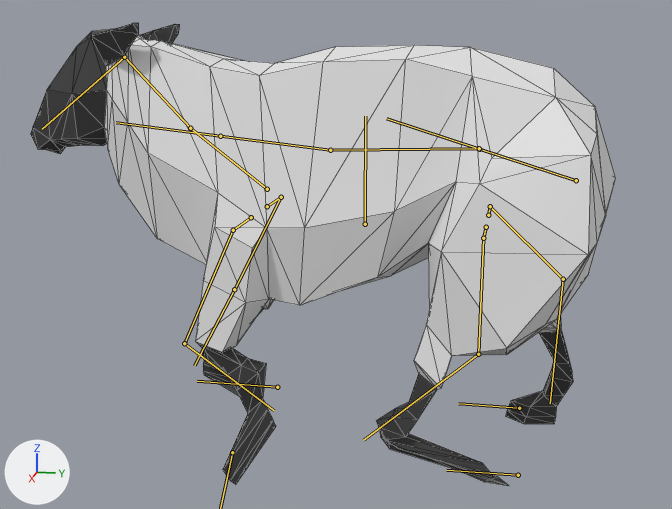
The glTF model assets/models/criaturas/ovelha/ovelha.glb as it was, and as the next commit left it.
Camera for both pictures: a 50 mm lens placed at (9.06, 1.53, 4.24), pointed at (-0.04, -0.29, 1.96). Every picture has the same lights, and +X, +Y and +Z are marked at lower left. The first picture is the older version. Both versions are drawn at frame 26 of the action 'Walk-loop'; the numbers are the values there. The bones that change, and the others that lie on the model, are drawn over the model as lines. Mesh edges are drawn as thin lines.

Objects in the first picture: 'Sheep'.
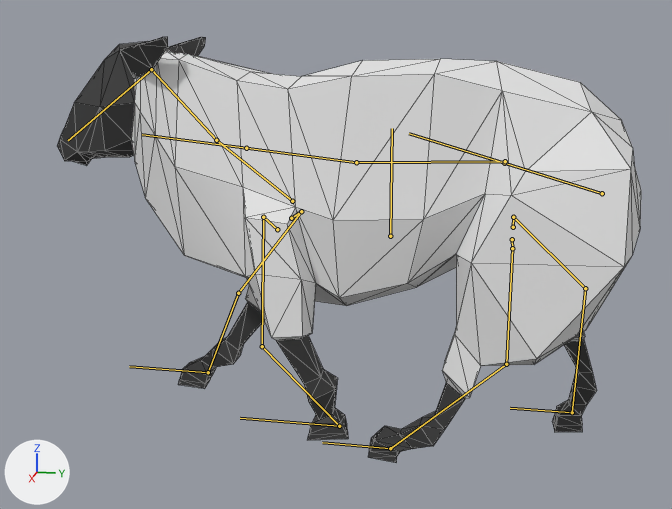
Pixel boxes [x1, y1, x2, y2] of what changed, in the pictures (672 x 509 px):
'Sheep', posed (8% shorter)
    before: [31, 23, 616, 486]
    after: [57, 37, 641, 463]
bone 'BackFoot.L', root to tip
    before: (518, 475) to (446, 470)
    after: (390, 448) to (322, 442)
bone 'BackFoot.R', root to tip
    before: (519, 408) to (458, 403)
    after: (572, 412) to (510, 408)
bone 'Body', root to tip
    before: (365, 224) to (365, 116)
    after: (390, 236) to (392, 128)
bone 'Back', root to tip
    before: (576, 180) to (479, 149)
    after: (602, 193) to (504, 163)
bone 'BackLeg.L', root to tip
    before: (486, 227) to (483, 238)
    after: (512, 239) to (512, 248)
bone 'BackUpLeg.L', root to tip
    before: (483, 238) to (478, 354)
    after: (512, 248) to (506, 364)
bone 'BackLeg.R', root to tip
    before: (488, 215) to (490, 206)
    after: (513, 227) to (513, 217)
bone 'BackLowLeg.R', root to tip
    before: (563, 279) to (550, 403)
    after: (585, 288) to (572, 412)
bone 'FrontLeg.L', root to tip
    before: (251, 217) to (233, 230)
    after: (277, 229) to (263, 217)
bone 'FrontUpLeg.L', root to tip
    before: (233, 230) to (184, 343)
    after: (263, 217) to (262, 346)
bone 'FrontLowLeg.L', root to tip
    before: (184, 343) to (274, 410)
    after: (262, 346) to (339, 426)
bone 'FrontLeg.R', root to tip
    before: (267, 206) to (281, 197)
    after: (291, 218) to (301, 211)
bone 'FrontUpLeg.R', root to tip
    before: (281, 197) to (234, 289)
    after: (301, 211) to (238, 293)
bone 'FrontLowLeg.R', root to tip
    before: (234, 289) to (194, 365)
    after: (238, 293) to (208, 372)
bone 'FrontFoot.R', root to tip
    before: (277, 387) to (197, 381)
    after: (208, 372) to (129, 366)

What the commit changed:
Bone 'BackFoot.L' (bone_backfoot_l) moves from (0.0, 0.0, 0.0) to (0.0, 1.22, -0.16).
Bone 'BackFoot.L' (bone_backfoot_l) turns from (1, 0, 0) to (0, 0, 0) degrees about its own x, y and z.
Bone 'BackFoot.R' (bone_backfoot_r) moves from (0.0, 0.0, 0.0) to (0.0, -0.57, 0.0).
Bone 'Body' (bone_body) moves from (0.0, 0.0, 0.0) to (-0.08, -0.13, -0.25).
Bone 'Back' (bone_back) turns from (1, 0, 5) to (1, 2, -2) degrees about its own x, y and z.
Bone 'BackLeg.L' (bone_backleg_l) turns from (0, -36, 0) to (2, -36, -3) degrees about its own x, y and z.
Bone 'BackUpLeg.L' (bone_backupleg_l) turns from (0, 0, -3) to (0, 0, -1) degrees about its own x, y and z.
Bone 'BackLeg.R' (bone_backleg_r) turns from (0, -11, 0) to (0, -11, -1) degrees about its own x, y and z.
Bone 'BackLowLeg.R' (bone_backlowleg_r) turns from (-4, 0, 0) to (-3, 0, -1) degrees about its own x, y and z.
Bone 'FrontLeg.L' (bone_frontleg_l) turns from (0, -13, 0) to (1, 1, -23) degrees about its own x, y and z.
Bone 'FrontUpLeg.L' (bone_frontupleg_l) turns from (0, 0, -4) to (13, -4, 12) degrees about its own x, y and z.
Bone 'FrontLowLeg.L' (bone_frontlowleg_l) turns from (59, 0, 0) to (23, -2, 8) degrees about its own x, y and z.
Bone 'FrontLeg.R' (bone_frontleg_r) turns from (0, 16, 0) to (4, 20, 6) degrees about its own x, y and z.
Bone 'FrontUpLeg.R' (bone_frontupleg_r) turns from (0, 0, -2) to (-5, 0, 3) degrees about its own x, y and z.
Bone 'FrontLowLeg.R' (bone_frontlowleg_r) turns from (-21, 0, 0) to (-5, 0, 1) degrees about its own x, y and z.
Bone 'FrontFoot.L' (bone_frontfoot_l) moves from (0.0, 0.0, 0.0) to (0.0, -1.09, -0.38).
Bone 'FrontFoot.L' (bone_frontfoot_l) turns from (77, 0, 0) to (0, 0, 0) degrees about its own x, y and z.
Bone 'FrontFoot.R' (bone_frontfoot_r) moves from (0.0, 0.0, 0.0) to (0.0, 0.86, -0.12).
